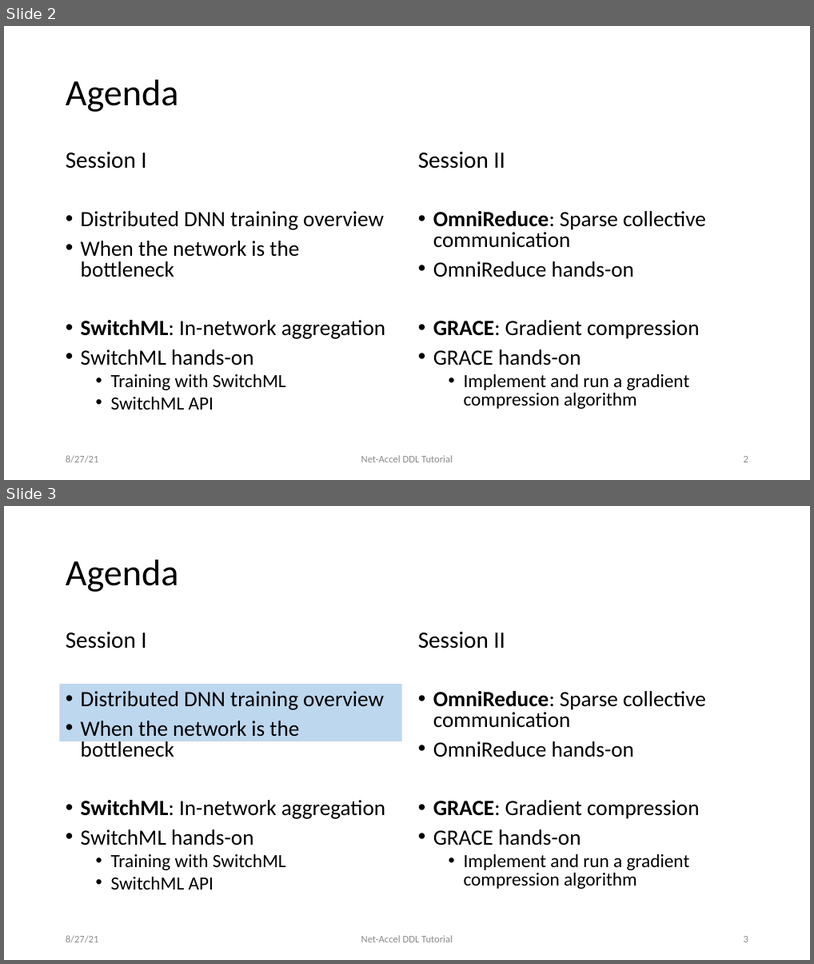
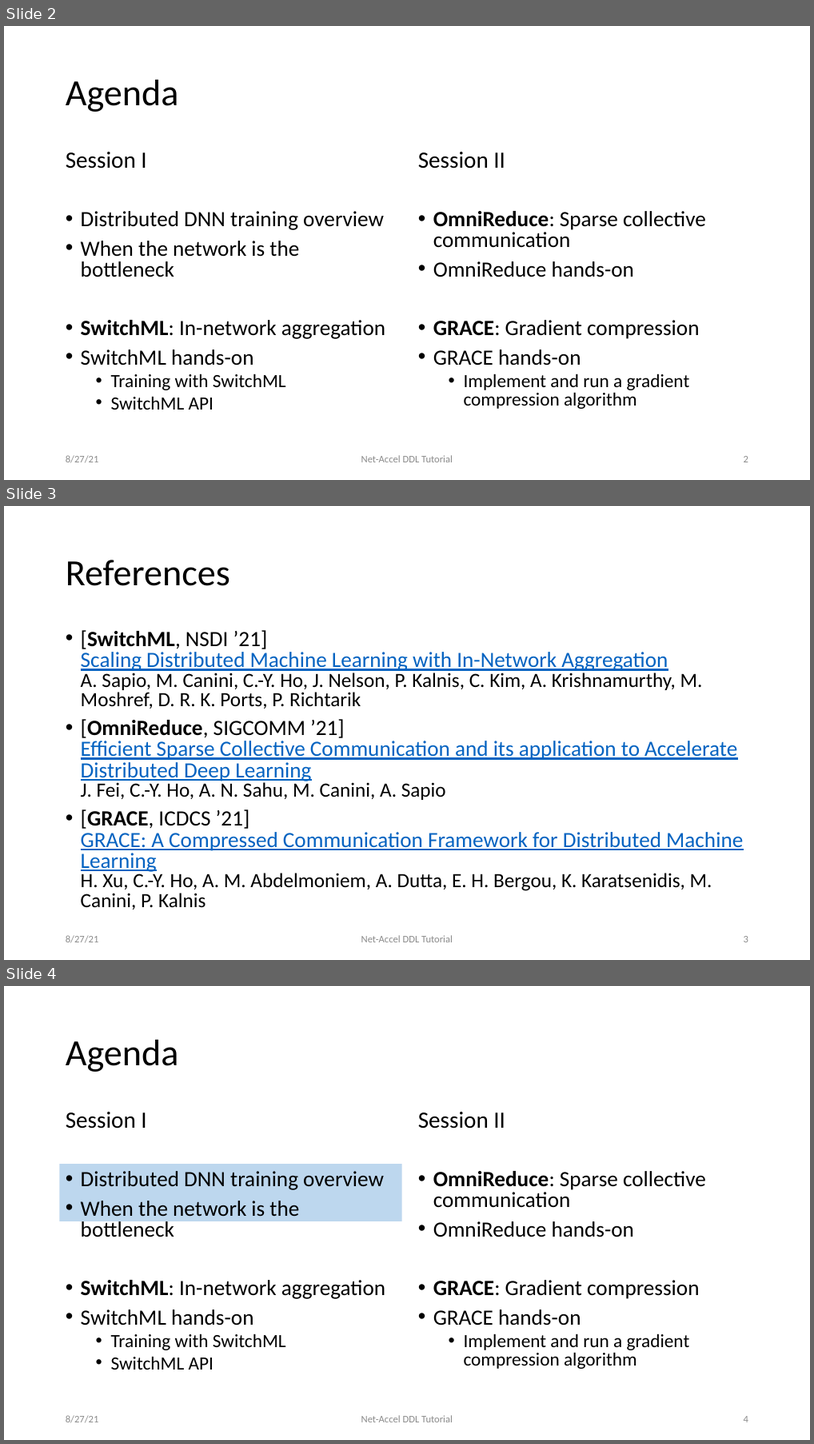
Before and after one commit to sands-lab/net-accel-dl-tutorial-sigcomm21, a slide deck: 1-intro.pptx. Shown one above the other, each under a label of ours: slides 2 and 3 before the commit, slides 2, 3 and 4 after it. The pictures are 814x964 and 814x1444 pixels, drawn with LibreOffice and Linux fonts; fonts in the diff are those of the drawing. Boxes give left, top, right and bottom in pixels: in the first picture for what was removed or moved away, otherwise in the second. Text is boxed around its words. In the diff, an @@ line names an element or a change of style, - is before the commit and + after.

```diff
--- a/1-intro.pptx
+++ b/1-intro.pptx
@@ slide 3 added at <box>4,506,810,960</box>, background #FFFFFF @@
@@ title added at <box>66,560,230,586</box>, 44 pt, text #000000 @@
+References
@@ text added at <box>81,630,743,909</box>, 25.9 pt, text #000000 @@
+• [SwitchML, NSDI ’21]
+  Scaling Distributed Machine Learning with In-Network Aggregation
+  A. Sapio, M. Canini, C.-Y. Ho, J. Nelson, P. Kalnis, C. Kim, A. Krishnamurthy, M. Moshref, D. R. K. Ports, P. Richtarik
+• [OmniReduce, SIGCOMM ’21]
+  Efficient Sparse Collective Communication and its application to Accelerate Distributed Deep Learning
+  J. Fei, C.-Y. Ho, A. N. Sahu, M. Canini, A. Sapio
+• [GRACE, ICDCS ’21]
+  GRACE: A Compressed Communication Framework for Distributed Machine Learning
+  H. Xu, C.-Y. Ho, A. M. Abdelmoniem, A. Dutta, E. H. Bergou, K. Karatsenidis, M. Canini, P. Kalnis
@@ text added at <box>66,935,99,943</box>, 12 pt, text #8C8C8C @@
+8/27/21
@@ text added at <box>362,935,453,942</box>, 12 pt, text #8C8C8C @@
+Net-Accel DDL Tutorial
@@ page number added at <box>744,936,749,942</box>, 12 pt, text #8C8C8C @@
+3
@@ what was slide 3 is now slide 4 @@
@@ page number at <box>744,1416,749,1422</box>: text changed @@
-3
+4
```
Also in this commit, not shown: 2 other files.
